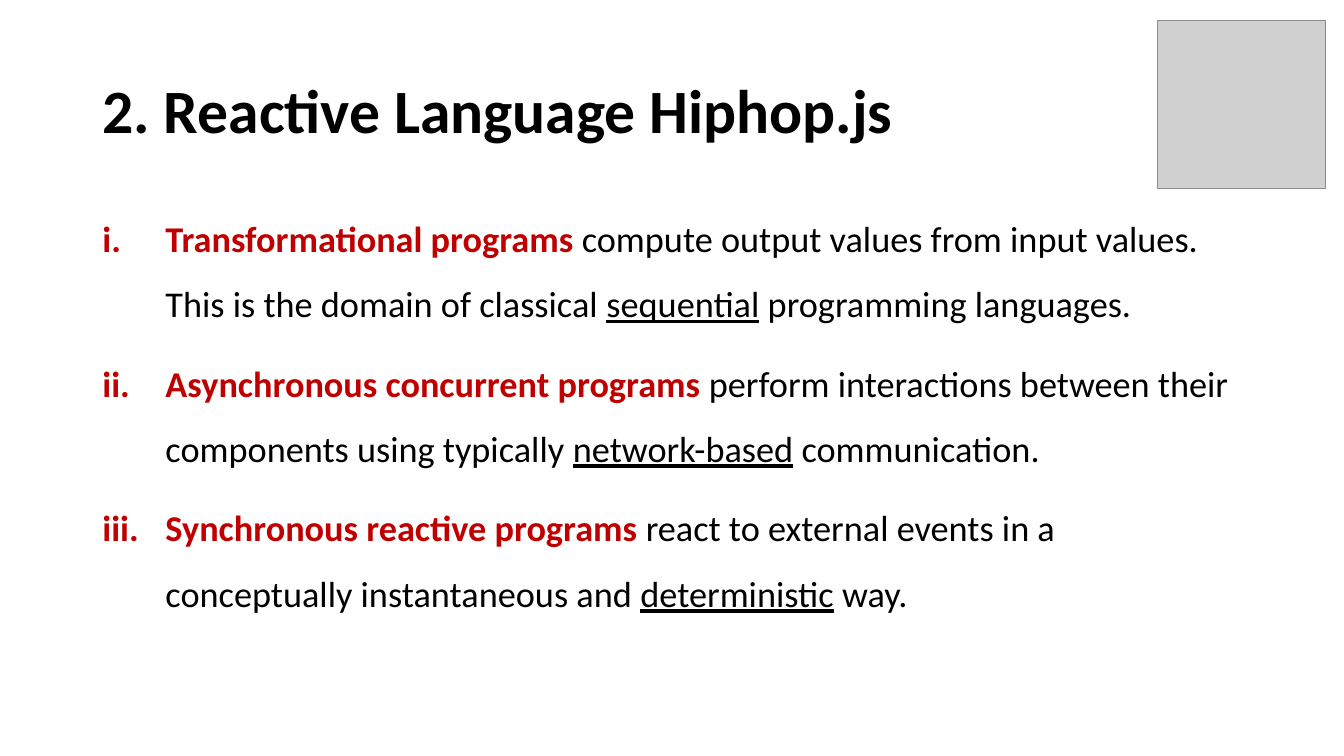
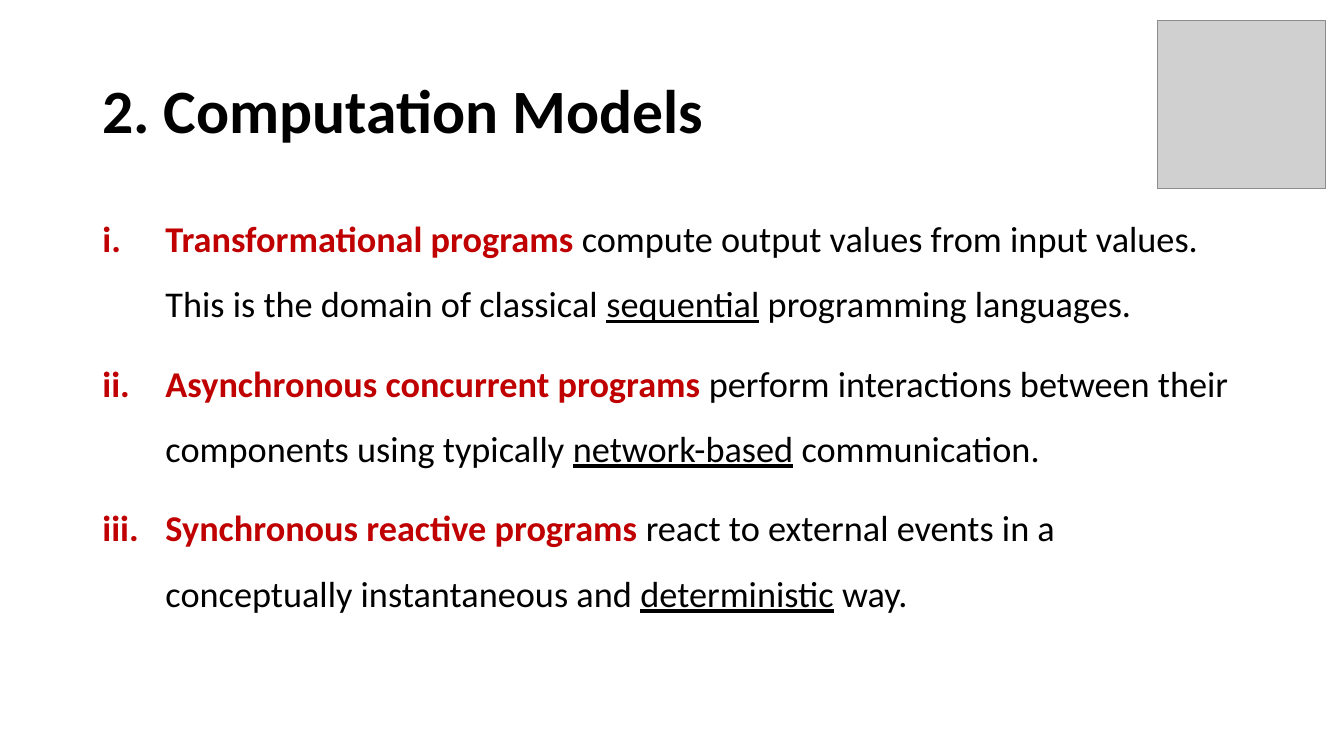
Before and after one commit to songyahui/Semantics_HIPHOP, a slide deck: slide 12 of timed_eff.pptx (slide 10 before the commit). Drawn at 1344x756 pixels with LibreOffice and Linux fonts; fonts in the diff are those of the drawing; grey boxes stand for pictures. Boxes give left, top, right and bottom in pixels: in the first picture for what was removed or moved away, otherwise in the second. Text is boxed around its words. In the diff, an @@ line names an element or a change of style, - is before the commit and + after.

```diff
--- a/timed_eff.pptx
+++ b/timed_eff.pptx
@@ title at bbox=[102, 89, 703, 143]: text changed @@
-2. Reactive Language Hiphop.js
+2. Computation Models
```
Also in this commit, not shown: 9 other slides changed, 8 slides added.
